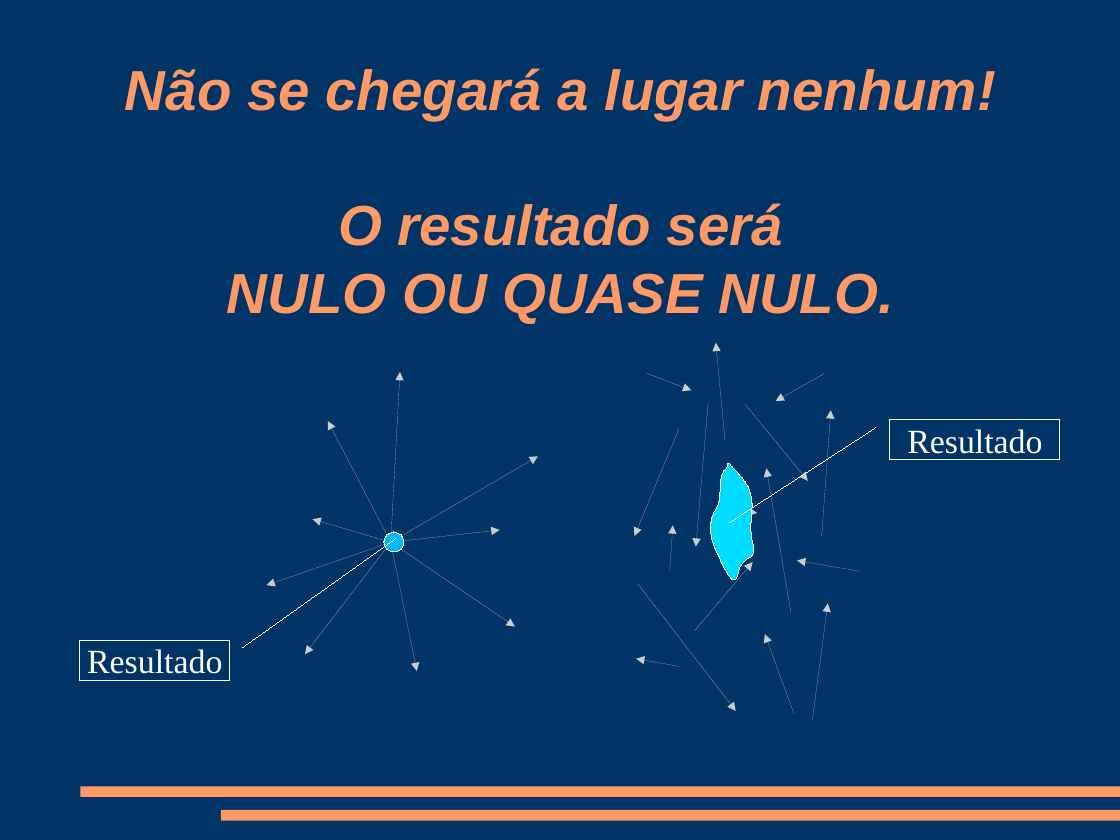
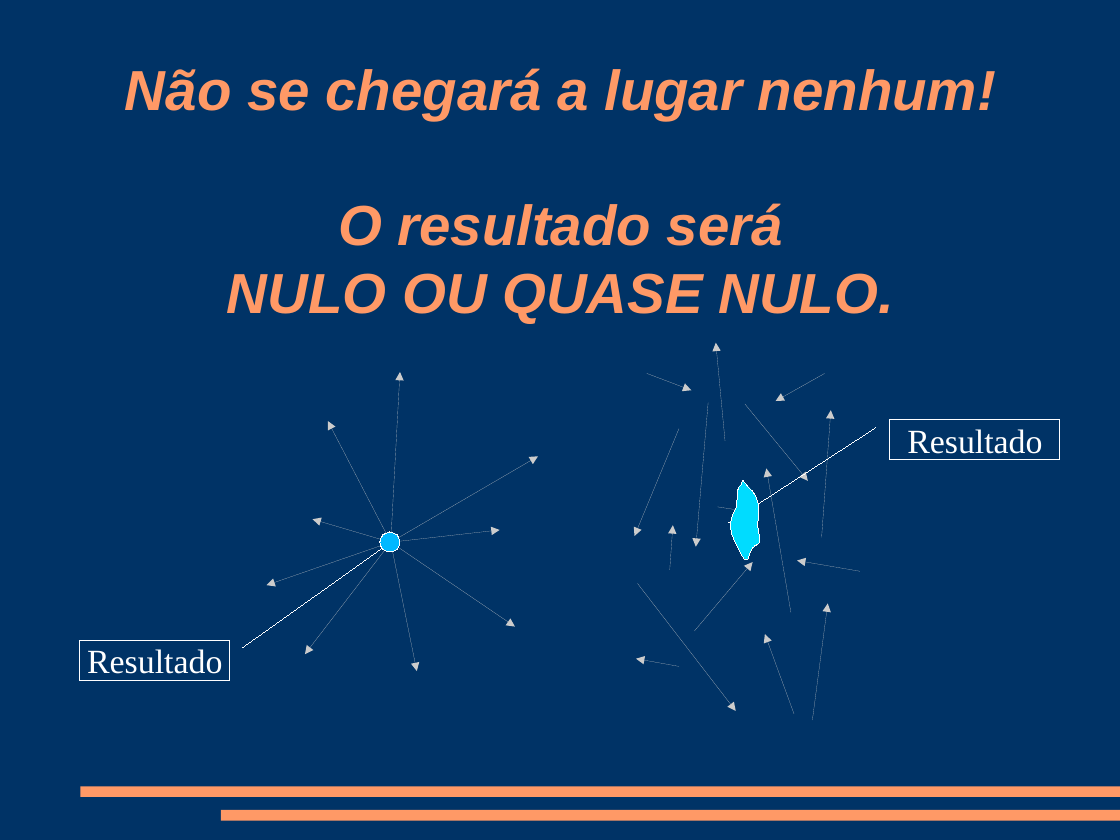
Before and after one commit to mptrv/docpcrista, a slide deck: slide 11 of docpcrista-orientacoes_da_dinamica.odp (slide 10 before the commit). Drawn at 1120x840 pixels with LibreOffice and Linux fonts; fonts in the diff are those of the drawing. Boxes give left, top, right and bottom in pixels: in the first picture for what was removed or moved away, otherwise in the second. Text is boxed around its words. In the diff, an @@ line names an element or a change of style, - is before the commit and + after.

```diff
--- a/docpcrista-orientacoes_da_dinamica.odp
+++ b/docpcrista-orientacoes_da_dinamica.odp
@@ freeform shape: place and size @@
-freeform shape at box(710, 463, 754, 580)
+freeform shape at box(731, 481, 760, 560)
@@ ellipse: place and size @@
-ellipse at box(384, 533, 405, 553)
+ellipse at box(380, 533, 400, 553)
```
Also in this commit, not shown: 12 other slides changed, 16 slides added, 1 slide removed, 1 other file.
